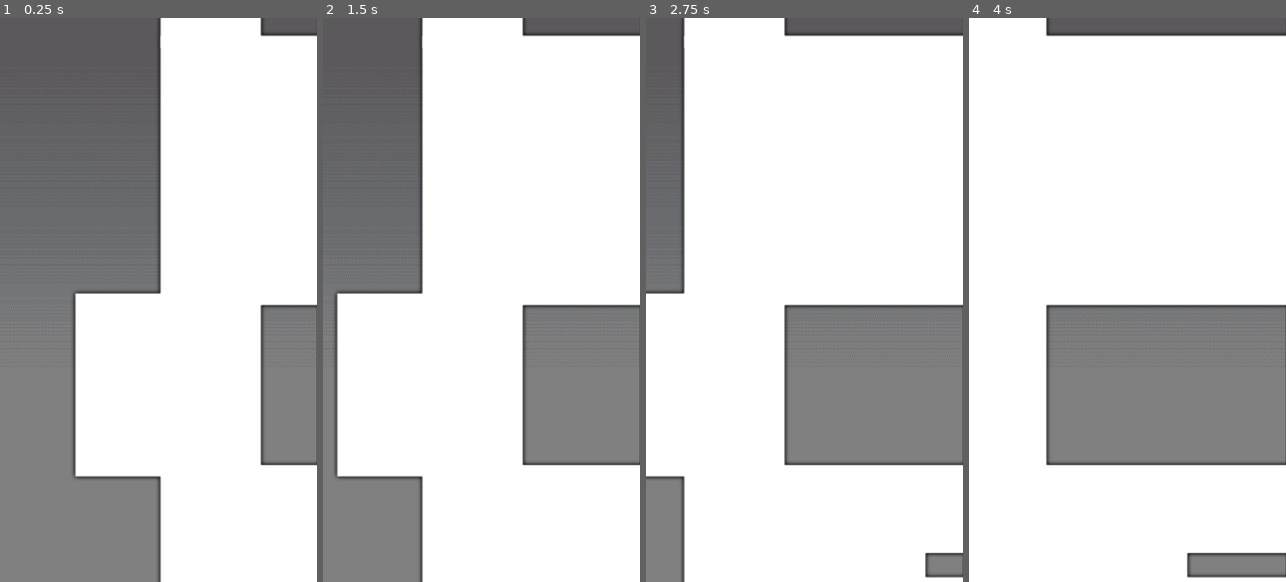
Above: before the commit, frames 1-4 (left to right).
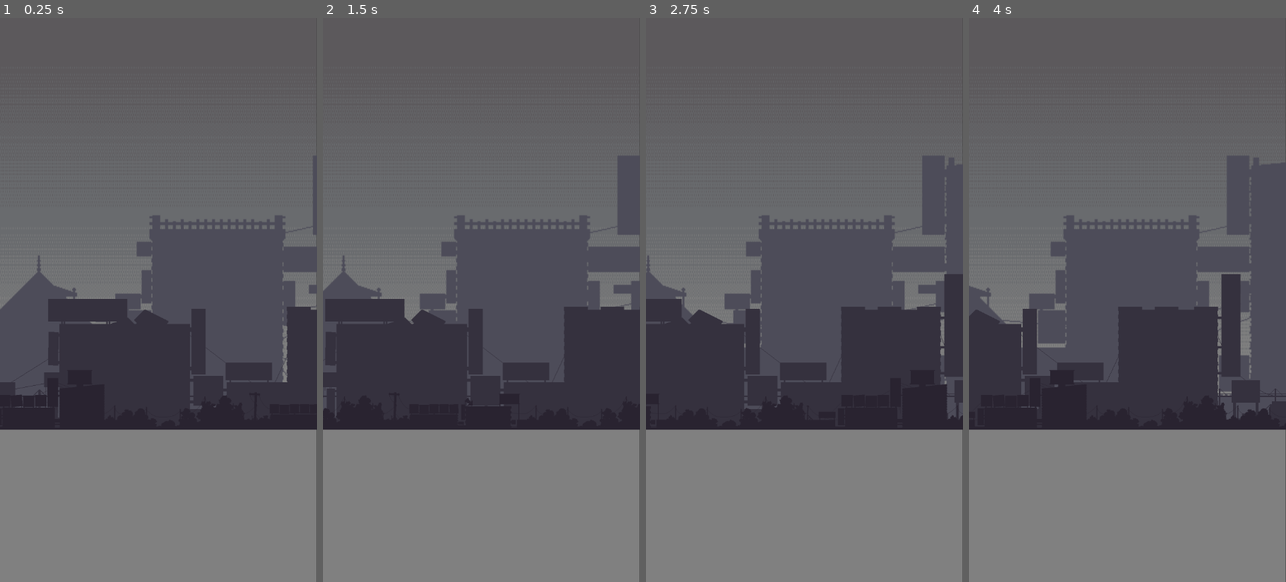
Above: after the commit, the same moments.

Repository: chaki-games/brickheads
Game: Godot game, scene res://scenes/maps/city-night/level_city_Night.tscn
Two runs of this game, one before a commit and one after it. Both use one fixed random seed, a clock stepped at 60 frames per second and the inputs below. This scene is started directly instead of the project's main scene.
Inputs:
- Up to frame 1 (0.25 s): no input
- Up to frame 2 (1.5 s): hold Right (right) 0.53-1.28 s; hold Left (left) from 1.28 s (still down)
- Up to frame 3 (2.75 s): release Left (left) at 2.03 s; hold Right (right) from 2.03 s (still down)
- Up to frame 4 (4 s): release Right (right) at 3.53 s; hold Left (left) from 3.53 s (still down)

The runs differ from the first frame. In frame 1, 63% of the frame differs, in the area x 0-100%, y 0-100%; in frame 2, 76%; in frame 3, 87%; in frame 4, 92%.

Commit message:
feat(buildings): add buildings variant scene

Diff:
--- a/scenes/maps/city-night/buildings/buildings.gd
+++ b/scenes/maps/city-night/buildings/buildings.gd
@@ -13,7 +13,7 @@
 func _ready():
 	variants = load_variants(image_path)
 	if variants.is_empty():
-		push_warning("No se encontraron imágenes en: " + image_path)
+		push_warning("not found variants: " + image_path)
 		return
 
 	var x_offset = 0.0
@@ -22,9 +22,12 @@
 		s.texture = variants[randi_range(0, variants.size() - 1)]
 		s.scale = scale_factor
 		add_child(s)
-		s.position = Vector2(x_offset + s.texture.get_width() * scale_factor.x / 2, screen_height / 2)
+		var x_pos = x_offset + s.texture.get_width() * scale_factor.x / 2
+		var y_pos = screen_height - (s.texture.get_height() * scale_factor.y / 2)
+		s.position = Vector2(x_pos, y_pos)
 		x_offset += s.texture.get_width() * scale_factor.x
 		sprites.append(s)
+
 
 func _process(delta: float) -> void:
 	for s in sprites:
--- /dev/null
+++ b/scenes/maps/city-night/buildings/distant/buildings_distant.tscn
@@ -0,0 +1,6 @@
+[gd_scene load_steps=2 format=3 uid="uid://blq3vywntn1au"]
+
+[ext_resource type="PackedScene" uid="uid://xl83xo2o30y2" path="res://scenes/maps/city-night/buildings/buildings.tscn" id="1_ojuvk"]
+
+[node name="Buildings" instance=ExtResource("1_ojuvk")]
+image_path = "res://scenes/maps/city-night/buildings/distant/assets/"
--- /dev/null
+++ b/scenes/maps/city-night/buildings/intermediate/buildings_intermediate.tscn
@@ -0,0 +1,6 @@
+[gd_scene load_steps=2 format=3 uid="uid://c4xq0mur2xeoh"]
+
+[ext_resource type="PackedScene" uid="uid://xl83xo2o30y2" path="res://scenes/maps/city-night/buildings/buildings.tscn" id="1_62ycp"]
+
+[node name="Buildings" instance=ExtResource("1_62ycp")]
+image_path = "res://scenes/maps/city-night/buildings/intermediate/assets/"
--- /dev/null
+++ b/scenes/maps/city-night/buildings/nearby/buildings_nearby.tscn
@@ -0,0 +1,6 @@
+[gd_scene load_steps=2 format=3 uid="uid://b8xs03ol4eb1g"]
+
+[ext_resource type="PackedScene" uid="uid://xl83xo2o30y2" path="res://scenes/maps/city-night/buildings/buildings.tscn" id="1_ma4wg"]
+
+[node name="Buildings" instance=ExtResource("1_ma4wg")]
+image_path = "res://scenes/maps/city-night/buildings/nearby/assets/"
--- a/scenes/maps/city-night/level_city_Night.tscn
+++ b/scenes/maps/city-night/level_city_Night.tscn
@@ -1,7 +1,9 @@
-[gd_scene load_steps=3 format=3 uid="uid://dvq8x117xd117"]
+[gd_scene load_steps=5 format=3 uid="uid://dvq8x117xd117"]
 
 [ext_resource type="Texture2D" uid="uid://bd8d84jfme1iv" path="res://scenes/maps/city-night/assets/background.png" id="1_gknof"]
-[ext_resource type="PackedScene" uid="uid://xl83xo2o30y2" path="res://scenes/maps/city-night/buildings/buildings.tscn" id="2_gmo32"]
+[ext_resource type="PackedScene" uid="uid://blq3vywntn1au" path="res://scenes/maps/city-night/buildings/distant/buildings_distant.tscn" id="2_gmo32"]
+[ext_resource type="PackedScene" uid="uid://c4xq0mur2xeoh" path="res://scenes/maps/city-night/buildings/intermediate/buildings_intermediate.tscn" id="3_c7s4p"]
+[ext_resource type="PackedScene" uid="uid://b8xs03ol4eb1g" path="res://scenes/maps/city-night/buildings/nearby/buildings_nearby.tscn" id="4_y0ec7"]
 
 [node name="LevelCityNight" type="Node2D"]
 
@@ -10,4 +12,16 @@
 scale = Vector2(1.1249999, 3.5648148)
 texture = ExtResource("1_gknof")
 
-[node name="Buildings" parent="." instance=ExtResource("2_gmo32")]
+[node name="BuildingsDistant" parent="." instance=ExtResource("2_gmo32")]
+position = Vector2(1, -311)
+speed = 30.0
+
+[node name="BuildingsIntermediate" parent="." instance=ExtResource("3_c7s4p")]
+position = Vector2(1, -311)
+speed = 75.0
+scale_factor = Vector2(1, 1)
+
+[node name="BuildingsNearby" parent="." instance=ExtResource("4_y0ec7")]
+position = Vector2(1, -311)
+speed = 300.0
+scale_factor = Vector2(0.5, 0.5)
